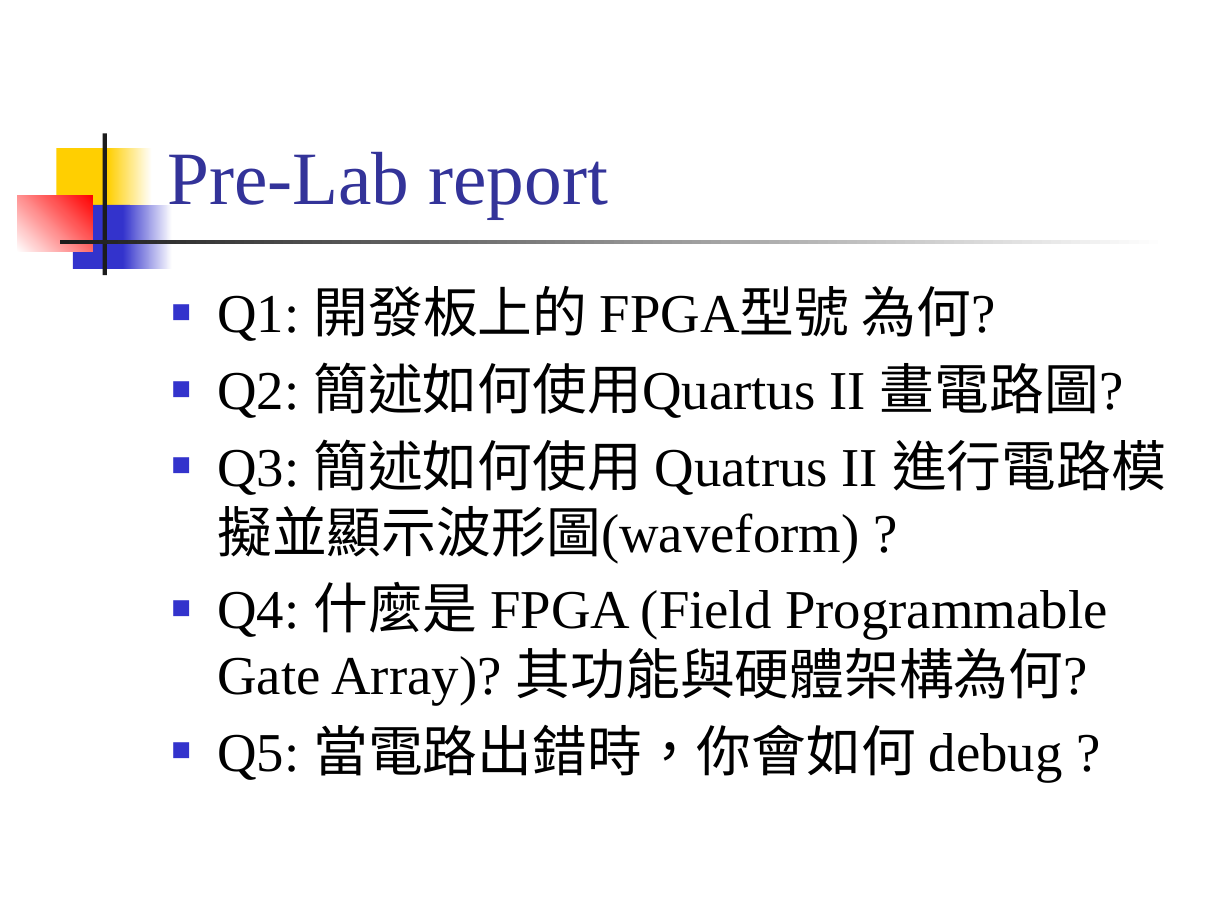
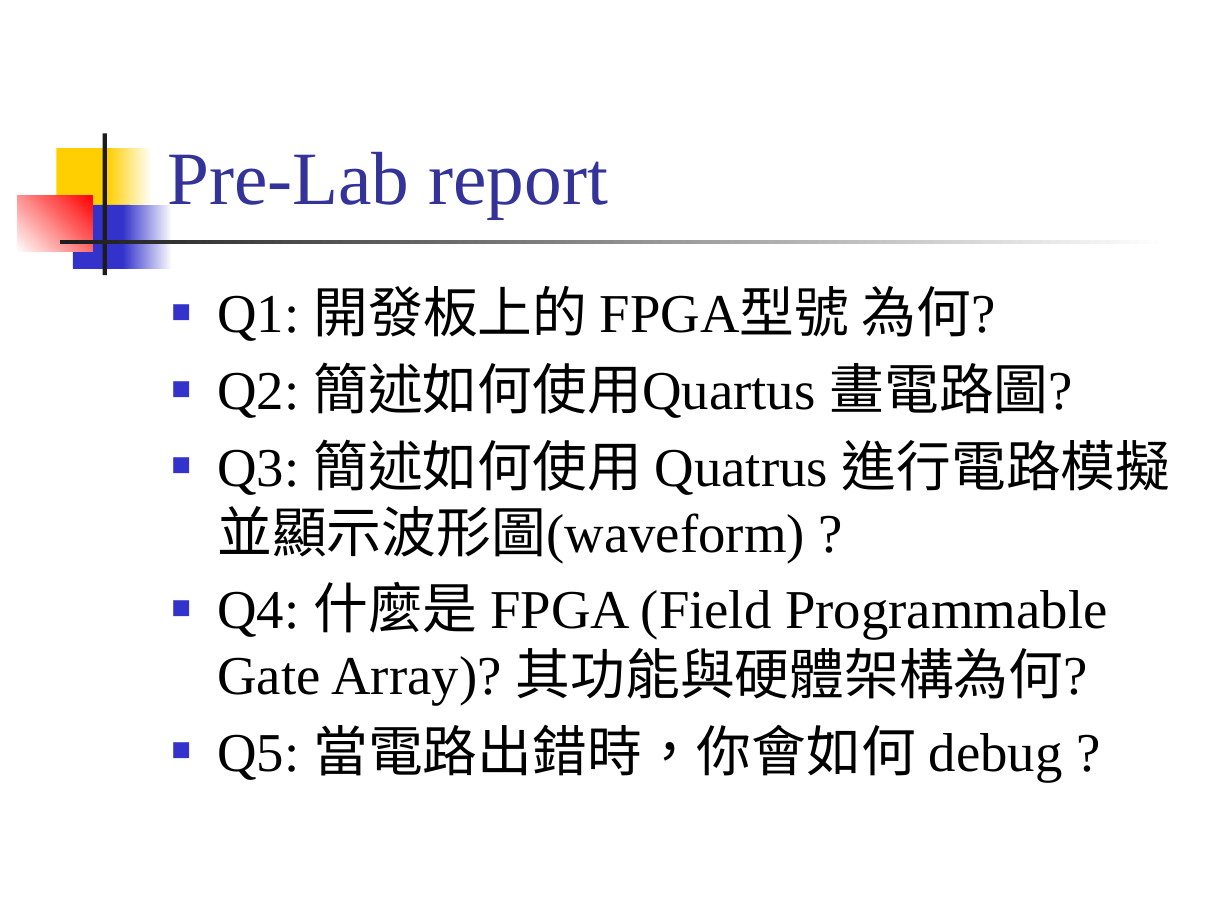
Before and after one commit to CGUSystemCourses/Comp_Org-2018, a slide deck: slide 7 of Lectures/lec00-course_intro/lab00-lab_rules.pptx (slide 9 before the commit). Drawn at 1232x924 pixels with LibreOffice and Linux fonts; fonts in the diff are those of the drawing. Boxes give left, top, right and bottom in pixels: in the first picture for what was removed or moved away, otherwise in the second. Text is boxed around its words. In the diff, an @@ line names an element or a change of style, - is before the commit and + after.

```diff
--- a/Lectures/lec00-course_intro/lab00-lab_rules.pptx
+++ b/Lectures/lec00-course_intro/lab00-lab_rules.pptx
@@ text at [217,362,1171,564]: text changed @@
-■ Q2: 簡述如何使用Quartus II 畫電路圖?
-■ Q3: 簡述如何使用 Quatrus II 進行電路模擬並顯示波形圖(waveform) ?
+■ Q2: 簡述如何使用Quartus 畫電路圖?
+■ Q3: 簡述如何使用 Quatrus 進行電路模擬並顯示波形圖(waveform) ?
```
Also in this commit, not shown: 2 other slides changed, 2 slides removed.
